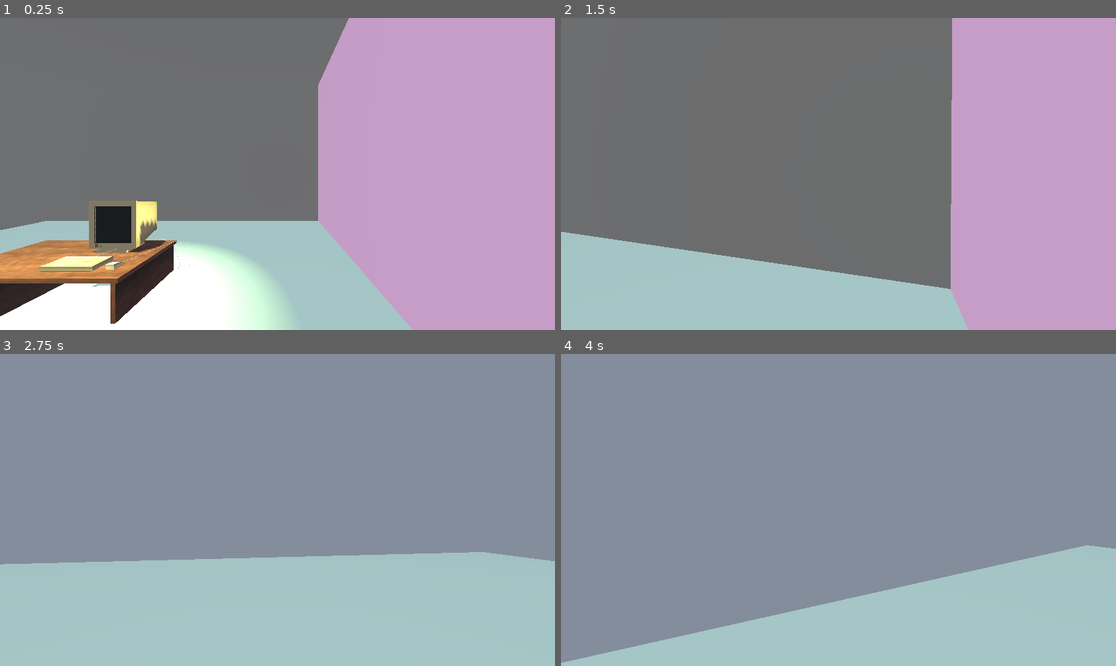
Above: before the commit, frames 1-4 (two rows, left to right).
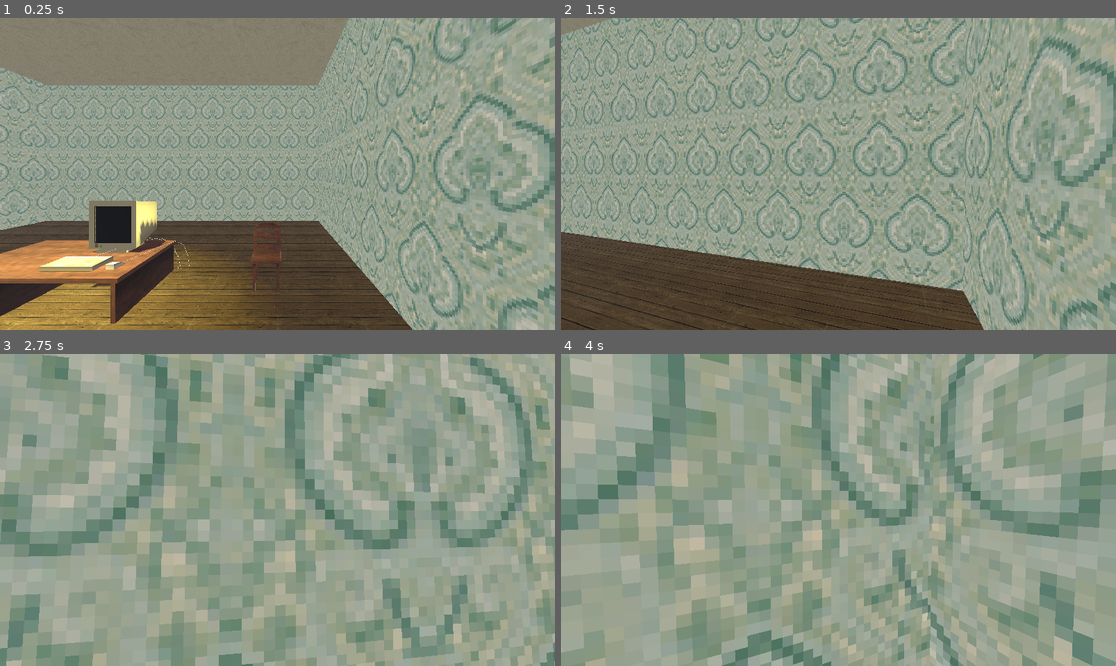
Above: after the commit, the same moments.

Repository: SimonKyselica/still-human
Game: Godot game, scene res://Main.tscn
Same seed, same stepped clock (60 frames per second), same inputs: the game is played once before the commit and once after it.
Inputs (mouse positions are in pixels of both pictures, inside the frame that each line leads up to):
- Up to frame 1 (0.25 s): no input
- Up to frame 2 (1.5 s): move the mouse to (866, 174) at 0.52 s; hold E (interact) 0.53-1.28 s; hold W (move_forward) from 0.53 s (still down); move the mouse to (810, 174) at 1.27 s; tap E (interact) at 1.35 s
- Up to frame 3 (2.75 s): keep holding W (move_forward); move the mouse to (288, 503) at 2.02 s; hold E (interact) from 2.03 s (still down)
- Up to frame 4 (4 s): keep holding W (move_forward); move the mouse to (832, 516) at 2.77 s; release E (interact) at 2.78 s; tap E (interact) at 2.85 s; move the mouse to (877, 513) at 3.52 s; hold E (interact) from 3.53 s (still down)

The runs differ from the first frame. In frame 1, 82% of the frame differs, in the area x 0-100%, y 0-100%; in frame 2, 97%; in frame 3, 70%; in frame 4, 64%.

Commit message:
Applied wall and floor textures

Diff:
--- /dev/null
+++ b/Assets/Chair.tscn
@@ -0,0 +1,14 @@
+[gd_scene format=3 uid="uid://dfpb3htjv5rbl"]
+
+[ext_resource type="PackedScene" uid="uid://d23pqbok8sil7" path="res://Assets/chair.glb" id="1_jlcpr"]
+
+[sub_resource type="BoxShape3D" id="BoxShape3D_u8lrn"]
+size = Vector3(18.995178, 2.956604, 24.407654)
+
+[node name="chair" unique_id=155543302 instance=ExtResource("1_jlcpr")]
+
+[node name="StaticBody3D" type="StaticBody3D" parent="Cube_001" parent_id_path=PackedInt32Array(315349988) index="0" unique_id=1602385864]
+
+[node name="CollisionShape3D" type="CollisionShape3D" parent="Cube_001/StaticBody3D" index="0" unique_id=2124334079]
+transform = Transform3D(1, 0, 0, 0, 1, 0, 0, 0, 1, 8.232338, 0.45639038, 8.879019)
+shape = SubResource("BoxShape3D_u8lrn")
--- /dev/null
+++ b/Assets/textures/Strop/Plaster006_1K-JPG.tres
@@ -0,0 +1,19 @@
+[gd_resource type="StandardMaterial3D" format=3 uid="uid://ba0uw815wjyge"]
+
+[ext_resource type="Texture2D" uid="uid://bk7ova5acpr5e" path="res://Assets/textures/Strop/Plaster006_1K-JPG_Color.jpg" id="Color"]
+[ext_resource type="Texture2D" uid="uid://u7lnwbxvcowf" path="res://Assets/textures/Strop/Plaster006_1K-JPG_Displacement.jpg" id="Displacement"]
+[ext_resource type="Texture2D" uid="uid://656qyu3o63g6" path="res://Assets/textures/Strop/Plaster006_1K-JPG_NormalGL.jpg" id="NormalGL"]
+[ext_resource type="Texture2D" uid="uid://kwcmejnnuhar" path="res://Assets/textures/Strop/Plaster006_1K-JPG_Roughness.jpg" id="Roughness"]
+
+[resource]
+albedo_texture = ExtResource("Color")
+roughness_texture = ExtResource("Roughness")
+roughness_texture_channel = 4
+normal_enabled = true
+normal_texture = ExtResource("NormalGL")
+heightmap_enabled = true
+heightmap_scale = 1.0
+heightmap_texture = ExtResource("Displacement")
+uv1_scale = Vector3(0.3, 0.3, 0.3)
+uv1_triplanar = true
+texture_filter = 0
--- a/Main.tscn
+++ b/Main.tscn
@@ -2,15 +2,43 @@
 
 [ext_resource type="Script" uid="uid://bw3yxqwyfj1e2" path="res://game_man.gd" id="1_cm0pq"]
 [ext_resource type="PackedScene" uid="uid://8ltr7e0apt5i" path="res://Player/Player.tscn" id="1_glv2v"]
+[ext_resource type="Texture2D" uid="uid://c1na4iluu0g4y" path="res://Assets/textures/Wall/wall_wood_texture_original.png" id="2_lgr22"]
+[ext_resource type="Texture2D" uid="uid://dshvrg45r81gq" path="res://Assets/textures/Wall/green_wall_texture.png" id="3_3dxm6"]
 [ext_resource type="PackedScene" uid="uid://qgdt0i15jqci" path="res://Interactibles/Bed/Bed.tscn" id="4_cm0pq"]
 [ext_resource type="PackedScene" uid="uid://c8tgtaf44igvf" path="res://UI/Hud.tscn" id="4_fos0i"]
+[ext_resource type="Texture2D" uid="uid://cyexdhyqhtas0" path="res://Assets/textures/Strop/ceiling_texture_adjsuted.png" id="5_03owx"]
 [ext_resource type="PackedScene" uid="uid://de08tsvquut60" path="res://Assets/Full Setup/full_setup.tscn" id="5_fos0i"]
+[ext_resource type="PackedScene" uid="uid://dfpb3htjv5rbl" path="res://Assets/Chair.tscn" id="8_trn2v"]
 
 [sub_resource type="StandardMaterial3D" id="StandardMaterial3D_r0du0"]
 albedo_color = Color(0.8352941, 1, 1, 1)
+albedo_texture = ExtResource("2_lgr22")
+uv1_triplanar = true
+texture_filter = 0
 
-[sub_resource type="StandardMaterial3D" id="StandardMaterial3D_uu6xs"]
-albedo_color = Color(1, 0.7921569, 1, 1)
+[sub_resource type="StandardMaterial3D" id="StandardMaterial3D_avxm0"]
+albedo_texture = ExtResource("3_3dxm6")
+uv1_scale = Vector3(0.3, 0.3, 0.3)
+uv1_triplanar = true
+uv1_world_triplanar = true
+uv2_triplanar_sharpness = 0.65975374
+texture_filter = 0
+point_size = 115.7
+
+[sub_resource type="StandardMaterial3D" id="StandardMaterial3D_wkp8b"]
+albedo_texture = ExtResource("3_3dxm6")
+uv1_scale = Vector3(0.3, 0.3, 0.3)
+uv1_triplanar = true
+uv1_world_triplanar = true
+uv2_triplanar_sharpness = 0.65975374
+texture_filter = 0
+point_size = 115.7
+
+[sub_resource type="StandardMaterial3D" id="StandardMaterial3D_03owx"]
+albedo_texture = ExtResource("5_03owx")
+uv1_scale = Vector3(0.4, 0.4, 0.4)
+uv1_triplanar = true
+texture_filter = 0
 
 [sub_resource type="Environment" id="Environment_u8lrn"]
 background_energy_multiplier = 7.8
@@ -21,7 +49,7 @@
 [node name="Main" type="Node3D" unique_id=1657249273]
 script = ExtResource("1_cm0pq")
 
-[node name="CSGBox3D" type="CSGBox3D" parent="." unique_id=1590479289]
+[node name="Floor" type="CSGBox3D" parent="." unique_id=1590479289]
 transform = Transform3D(1, 0, 0, 0, 1, 0, 0, 0, 1, -5, 0, -5)
 use_collision = true
 size = Vector3(35, 1, 29)
@@ -34,24 +62,32 @@
 
 [node name="CSGBox3D" type="CSGBox3D" parent="Room" unique_id=1381097828]
 transform = Transform3D(1, 0, 0, 0, 1, 0, 0, 0, 1, -4, 3, 3)
+use_collision = true
 size = Vector3(13, 5, 1)
+material = SubResource("StandardMaterial3D_avxm0")
 
 [node name="CSGBox3D2" type="CSGBox3D" parent="Room" unique_id=1581061549]
 transform = Transform3D(1, 0, 0, 0, 1, 0, 0, 0, 1, -4, 3, -8)
+use_collision = true
 size = Vector3(13, 5, 1)
+material = SubResource("StandardMaterial3D_wkp8b")
 
 [node name="CSGBox3D3" type="CSGBox3D" parent="Room" unique_id=1553640788]
 transform = Transform3D(-4.371139e-08, 0, 1, 0, 1, 0, -1, 0, -4.371139e-08, -9, 3, -3)
+use_collision = true
 size = Vector3(13, 5, 1)
+material = SubResource("StandardMaterial3D_avxm0")
 
 [node name="CSGBox3D4" type="CSGBox3D" parent="Room" unique_id=1392032855]
 transform = Transform3D(-4.371139e-08, 0, 1, 0, 1, 0, -1, 0, -4.371139e-08, 2, 3, -3)
+use_collision = true
 size = Vector3(13, 5, 1)
-material = SubResource("StandardMaterial3D_uu6xs")
+material = SubResource("StandardMaterial3D_avxm0")
 
 [node name="CSGBox3D5" type="CSGBox3D" parent="Room" unique_id=813115197]
 transform = Transform3D(1.9106855e-15, -1, -4.371139e-08, -4.371139e-08, -4.371139e-08, 1, -1, 0, -4.371139e-08, -3.5, 6, -3)
 size = Vector3(13, 14, 1)
+material = SubResource("StandardMaterial3D_03owx")
 
 [node name="SpotLight3D" type="SpotLight3D" parent="Room" unique_id=1905033424]
 transform = Transform3D(1, 0, 0, 0, -4.371139e-08, 1, 0, -1, -4.371139e-08, -3, 5, -2)
@@ -72,3 +108,6 @@
 
 [node name="full_setup" parent="." unique_id=717901305 instance=ExtResource("5_fos0i")]
 transform = Transform3D(1.8, 0, 0, 0, 1.8, 0, 0, 0, 1.8, -3, 1, -3)
+
+[node name="chair" parent="." unique_id=155543302 instance=ExtResource("8_trn2v")]
+transform = Transform3D(1, 0, 0, 0, 1, 0, 0, 0, 1, -0.16882205, 0.94507974, -3.1801388)
Not shown, added: Assets/chair.glb.import
Binary file added: Assets/chair_chir_texture_uv.png
Not shown, added: Assets/chair_chir_texture_uv.png.import
Not shown, added: Assets/telephone.glb.import
Binary file added: Assets/telephone_Rotary_dial_uv_texture.png
Not shown, added: Assets/telephone_Rotary_dial_uv_texture.png.import
Binary file added: Assets/telephone_telpephone_uv_texturing.png
Not shown, added: Assets/telephone_telpephone_uv_texturing.png.import
Binary file added: Assets/textures/Strop/Plaster006.png
Not shown, added: Assets/textures/Strop/Plaster006.png.import
Not shown, added: Assets/textures/Strop/Plaster006_1K-JPG.blend.import
Binary file added: Assets/textures/Strop/Plaster006_1K-JPG_Color.jpg
(and 32 more such lines)
